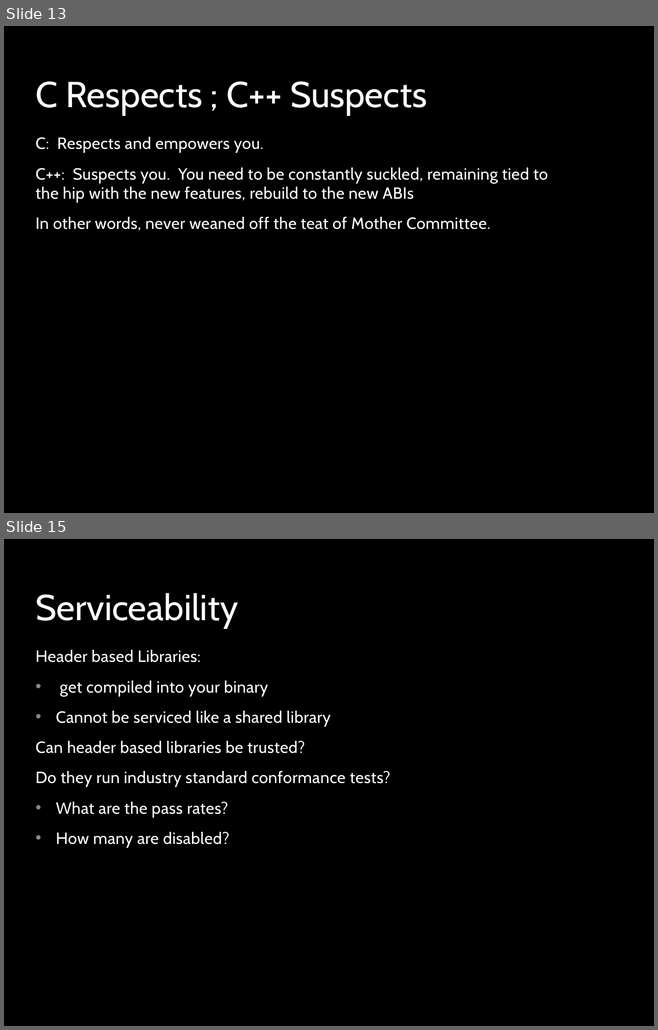
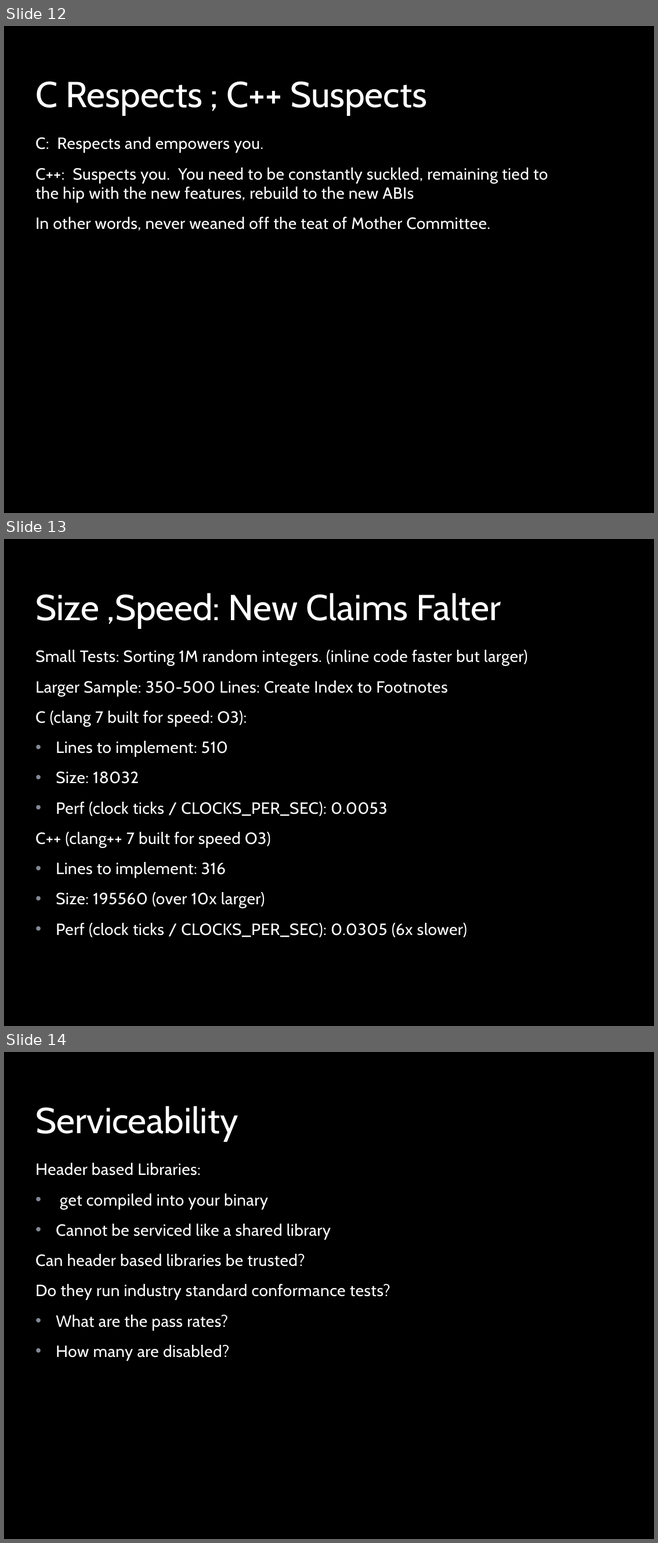
Before and after one commit to stevemac321/whyc, a slide deck: whyc.pptx. Shown one above the other, each under a label of ours: slides 13 and 15 before the commit, slides 12, 13 and 14 after it; the slides between them are not shown. The pictures are 658x1030 and 658x1543 pixels, drawn with LibreOffice and Linux fonts; fonts in the diff are those of the drawing; background and template pictures are left out. Boxes give left, top, right and bottom in pixels: in the first picture for what was removed or moved away, otherwise in the second. Text is boxed around its words. In the diff, an @@ line names an element or a change of style, - is before the commit and + after.

Commit message:
added slide about perf, size

```diff
--- a/whyc.pptx
+++ b/whyc.pptx
@@ slide 13 added at [4,539,654,1026], background picture (left out); not listed: 1 template element that a slide beside it also shows @@
@@ title added at [35,593,501,629], 40 pt, text #FFFFFF @@
+Size ,Speed: New Claims Falter
@@ text added at [35,650,528,937], 18 pt, text #FFFFFF @@
+Small Tests: Sorting 1M random integers. (inline code faster but larger)
+Larger Sample: 350-500 Lines: Create Index to Footnotes
+C (clang 7 built for speed: O3):
+• Lines to implement: 510
+• Size: 18032
+• Perf (clock ticks / CLOCKS_PER_SEC): 0.0053
+C++ (clang++ 7 built for speed O3)
+• Lines to implement: 316
+• Size: 195560 (over 10x larger)
+• Perf (clock ticks / CLOCKS_PER_SEC): 0.0305 (6x slower)
@@ what was slide 13 is now slide 12 @@
@@ what was slide 15 is now slide 14 @@
```
Also in this commit, not shown: 2 slides removed.
